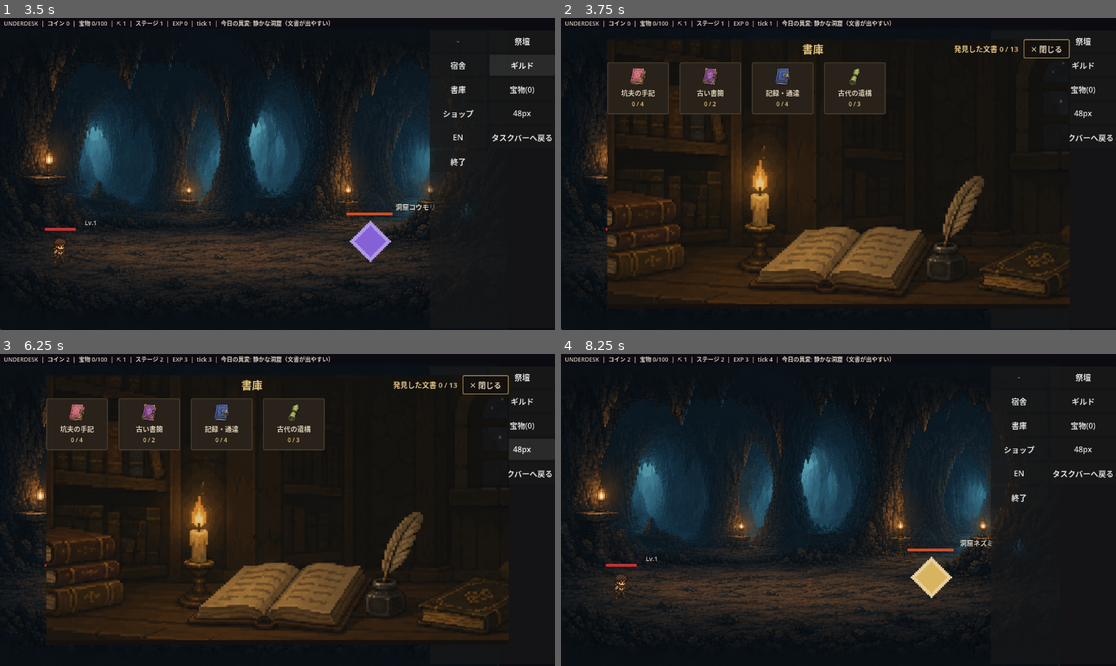
Above: before the commit, frames 1-4 (two rows, left to right).
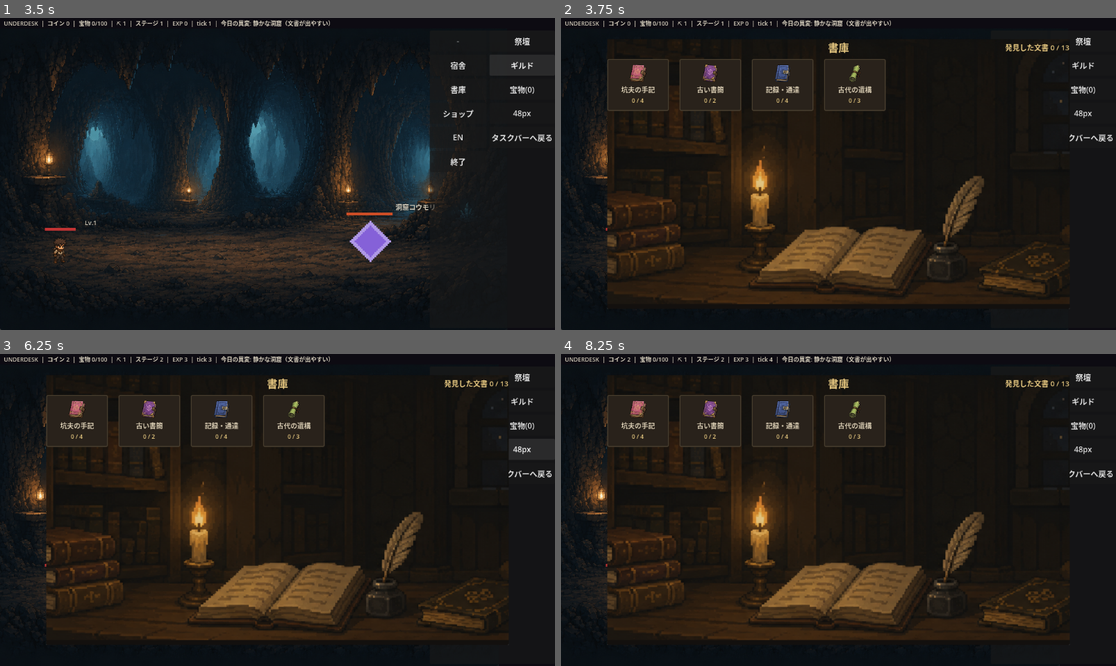
Above: after the commit, the same moments.

Repository: jinsei0604/UnderDesk
Game: Godot game, scene res://src/ui/main.tscn
Same seed, same stepped clock (60 frames per second), same inputs: the game is played once before the commit and once after it.
Inputs (mouse positions are in pixels of both pictures, inside the frame that each line leads up to):
- Up to frame 1 (3.5 s): tap Enter at 0.5 s; drag from (111, 33) to (133, 27) at 0.52 s; click "祭壇" at 1.25 s; click "宿舎" at 2 s; click "ギルド" at 2.75 s
- Up to frame 2 (3.75 s): click "書庫" at 3.5 s
- Up to frame 3 (6.25 s): click "宝物(0)" at 4.25 s; click "ショップ" at 5 s; click "48px" at 5.75 s
- Up to frame 4 (8.25 s): click "EN" at 6.5 s; click "タスクバーへ戻る" at 7.25 s; click (755, 357) at 8 s, where only the run before the commit has a clickable "✕ 閉じる"

Frame 1 is identical in both runs. In frame 2, 2.0% of the frame differs, in the area x 8-92%, y 6-31%; in frame 3, 2.0%; in frame 4, 33%, in the area x 8-92%, y 7-92%.

Commit message:
Reduce shop background padding and add a real close button to every item page
The 280px top padding (added to protect the coin badge/close plaque
from the crop) pushed the total crop up too, cutting the rug/floor row
off the bottom entirely — reduced to 160px, the minimum that still
keeps the badges comfortably inside the crop at default dialog size,
which cuts the bottom crop roughly in half.

The bigger issue: shop's only close control was a hotspot over the
art's painted "閉じる" plaque, added solely on the landing page. Every
item list page calls set_detail_visible(true) to show the detail panel,
which visually (and for practical clicking purposes) sits on top of
that exact screen region — so there was no way to close the shop from
any of the four item screens except backing out first.

Added UDCardDialog.add_header_close_button()/set_header_close_visible():
a real close button in the header row, independent of what the art
looks like underneath. Shown on the four item pages (where the art
plaque is obscured), hidden on the landing page (where the plaque
already works cleanly). Recomputed all shop hotspot rects for the new
160px padding.

Diff:
--- a/src/ui/card_dialog.gd
+++ b/src/ui/card_dialog.gd
@@ -46,6 +46,7 @@
 var _root_panel: PanelContainer
 var _hotspot_layer: Control
 var _header: HBoxContainer
+var _header_close_button: Button
 ## Animated background support (dialog_bg_*_fN frames).
 const BG_ANIM_SECONDS: float = 0.22
 var _bg_frames: Array = []  # Array[Texture2D]
@@ -372,7 +373,18 @@
 	title_lbl.add_theme_color_override("font_color", COLOR_TITLE)
 	_header.add_child(title_lbl)
 	_header.move_child(title_lbl, 2)  # back, spacer, title, [progress(EXPAND)], close
-
+	add_header_close_button(close_label)
+
+
+## Just the close button, in the header (stays last: the header's right
+## end). Split out of enable_art_chrome() for the shop: its landing page
+## already has a working art-painted "閉じる" hotspot, but that plaque
+## sits under the detail panel on every other shop page (item lists show
+## the panel; the hotspot's screen position doesn't move to dodge it).
+## Starts hidden — call set_header_close_visible(true) on pages where the
+## art's own close plaque is covered, and leave it off wherever the art
+## hotspot is already visible (double "閉じる" reads as a mistake).
+func add_header_close_button(close_label: String) -> void:
 	var close_btn := Button.new()
 	close_btn.text = "✕ " + close_label
 	close_btn.add_theme_font_size_override("font_size", 16)
@@ -382,8 +394,14 @@
 	close_btn.add_theme_stylebox_override("pressed", _flat(COLOR_PAPER_SELECTED, COLOR_BORDER, 2, 8))
 	close_btn.custom_minimum_size = Vector2(96, 34)
 	close_btn.focus_mode = Control.FOCUS_NONE
+	close_btn.visible = false
+	_header_close_button = close_btn
 	close_btn.pressed.connect(hide)
-	_header.add_child(close_btn)  # stays last: the header's right end
+	_header.add_child(close_btn)
+
+
+func set_header_close_visible(visible_now: bool) -> void:
+	_header_close_button.visible = visible_now
 
 
 ## Shows the "back to series" button on nested pages (archive shelves).
--- a/src/ui/main.gd
+++ b/src/ui/main.gd
@@ -938,18 +938,21 @@
 
 var _shop_mode: String = ""
 
-## dialog_bg_shop.png got 280px of solid padding added above its original
-## top edge (2026-07-15): with the detail panel hidden, card_area is wide
-## enough that STRETCH_KEEP_ASPECT_COVERED's centered crop was slicing
-## ~100-200px off the top at typical dialog sizes — enough to lose the
-## coin badge and close plaque entirely. Rects below are normalized
-## against the padded 1536x1304 image.
-const SHOP_BUY_WEAPON_HOTSPOT := Rect2(0.0052, 0.3543, 0.2174, 0.0706)
-const SHOP_UPGRADE_WEAPON_HOTSPOT := Rect2(0.0052, 0.4586, 0.2174, 0.0706)
-const SHOP_BUY_ITEM_HOTSPOT := Rect2(0.0052, 0.5629, 0.2174, 0.0706)
-const SHOP_SELL_ITEM_HOTSPOT := Rect2(0.0052, 0.6702, 0.2174, 0.0706)
-const SHOP_CLOSE_HOTSPOT := Rect2(0.7982, 0.2262, 0.1888, 0.0614)
-const SHOP_GOLD_OVERLAY := Rect2(0.0534, 0.2316, 0.1452, 0.0368)
+## dialog_bg_shop.png has 160px of solid padding above its original top
+## edge (2026-07-15, reduced from an earlier 280px): the background
+## fills the whole dialog regardless of the detail panel, and
+## STRETCH_KEEP_ASPECT_COVERED's centered crop slices a chunk off both
+## top and bottom at typical dialog sizes — enough top padding to keep
+## the coin badge and close plaque on screen, but no more than that,
+## since every extra pixel of top padding taxes the *bottom* crop too
+## (280px was cutting the rug/floor row off entirely). Rects below are
+## normalized against the padded 1536x1184 image.
+const SHOP_BUY_WEAPON_HOTSPOT := Rect2(0.0052, 0.2889, 0.2174, 0.0777)
+const SHOP_UPGRADE_WEAPON_HOTSPOT := Rect2(0.0052, 0.4037, 0.2174, 0.0777)
+const SHOP_BUY_ITEM_HOTSPOT := Rect2(0.0052, 0.5186, 0.2174, 0.0777)
+const SHOP_SELL_ITEM_HOTSPOT := Rect2(0.0052, 0.6368, 0.2174, 0.0777)
+const SHOP_CLOSE_HOTSPOT := Rect2(0.7982, 0.1478, 0.1888, 0.0676)
+const SHOP_GOLD_OVERLAY := Rect2(0.0534, 0.1537, 0.1452, 0.0405)
 const SHOP_GOLD_COLOR := Color(0.95, 0.82, 0.55)
 
 
@@ -961,6 +964,11 @@
 	_shop_dialog.set_background_frames(_dialog_bg_frames("dialog_bg_shop"))
 	_shop_dialog.hide_native_chrome()
 	_shop_dialog.set_frame_visible(false)
+	# The art's own "閉じる" plaque (SHOP_CLOSE_HOTSPOT, front page only)
+	# sits under the detail panel on every item-list page, so it can't be
+	# the only way to close from there. A header close button works on
+	# every shop page regardless of what's showing below it.
+	_shop_dialog.add_header_close_button(locale.text("UI_CLOSE"))
 	add_child(_shop_dialog)
 
 
@@ -998,6 +1006,9 @@
 	# card_area — and the background art's cover-scale crop — use the
 	# full dialog width instead of losing ~300px to an empty panel.
 	_shop_dialog.set_detail_visible(false)
+	# The art's own "閉じる" plaque is fully visible and already wired as
+	# a hotspot here — a second header close button would just double up.
+	_shop_dialog.set_header_close_visible(false)
 	var gold_label := Label.new()
 	gold_label.add_theme_font_size_override("font_size", 22)
 	gold_label.add_theme_color_override("font_color", SHOP_GOLD_COLOR)
@@ -1019,6 +1030,7 @@
 	_shop_dialog.clear_cards()
 	_shop_dialog.clear_hotspots()
 	_shop_dialog.set_detail_visible(true)
+	_shop_dialog.set_header_close_visible(true)
 	_shop_dialog.set_back(locale.text("UI_BACK"), true)
 	_shop_dialog.set_action(locale.text("UI_BUY"), true)
 	for weapon_id in weapon_db.all_ids():
@@ -1061,6 +1073,7 @@
 	_shop_dialog.clear_cards()
 	_shop_dialog.clear_hotspots()
 	_shop_dialog.set_detail_visible(true)
+	_shop_dialog.set_header_close_visible(true)
 	_shop_dialog.set_back(locale.text("UI_BACK"), true)
 	if sim.equipped_weapon_id == "":
 		_shop_dialog.show_detail("", locale.text("UI_WEAPON_NONE"), null)
@@ -1092,6 +1105,7 @@
 	_shop_dialog.clear_cards()
 	_shop_dialog.clear_hotspots()
 	_shop_dialog.set_detail_visible(true)
+	_shop_dialog.set_header_close_visible(true)
 	_shop_dialog.set_back(locale.text("UI_BACK"), true)
 	_shop_dialog.set_action(locale.text("UI_BUY"), true)
 	for item_id in item_db.all_ids():
@@ -1135,6 +1149,7 @@
 	_shop_dialog.clear_cards()
 	_shop_dialog.clear_hotspots()
 	_shop_dialog.set_detail_visible(true)
+	_shop_dialog.set_header_close_visible(true)
 	_shop_dialog.set_back(locale.text("UI_BACK"), true)
 	_shop_dialog.set_action(locale.text("UI_SELL"), true)
 	for item_id in item_db.all_ids():
Binary file changed: assets/art/dialog_bg_shop.png
